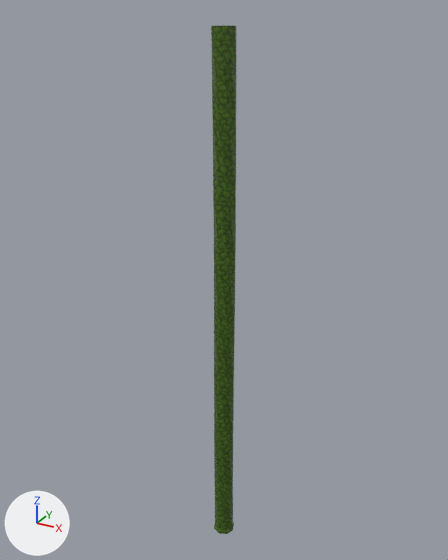
A saved change to the glTF model environment_models/assets/SM_Pillar.glb.
One viewpoint serves both versions: a 50 mm camera at (23.5, -42.8, 49.2) aimed at (-0.7, 1.2, 27.2). Arrows for +X, +Y and +Z are at lower left; the lights stay in place. Where no turn or scale is listed for an object, it has been applied to the vertices.

Before the edit, the objects in view are built like this:
```python
me_sm_pillar = bpy.data.meshes.new('SM_Pillar')
me_sm_pillar.from_pydata(...)  # 88 vertices, 160 faces; spans x -1.1..1.1, y -0.6..1.5, z 0.0..48.0
me_sm_pillar.materials.append(mat_m_presents)
ob_sm_pillar = bpy.data.objects.new('SM_Pillar', me_sm_pillar)
ob_sm_pillar.location = (0.0, -0.5, 0.0)
```
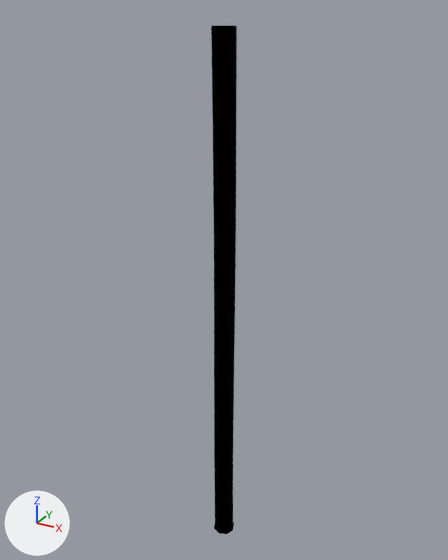
Changed parts and their boxes [x1, y1, x2, y2] in the pictures (448 x 560 px):
```json
{"object": "SM_Pillar", "change": "recoloured", "before": [211, 26, 237, 534], "after": [211, 26, 237, 534]}
```

Edits to the scene script, one JSON object a line:
```json
{"op": "add", "block": "mat_fallback_material", "code": ["mat_fallback_material = principled_material('fallback Material')", "mat_fallback_material.base_color = (0.0, 0.0, 0.0)  # black #000000", "mat_fallback_material.metallic = 1.0", "mat_fallback_material.roughness = 1.0"]}
{"block": "me_sm_pillar", "where": "me_sm_pillar.from_pydata(...)  # 88 vertices, 160 faces; spans x -1.1..1.1, y -0.6..1.5, z 0.0..48.0"}
{"op": "remove", "block": "me_sm_pillar", "code": "me_sm_pillar.materials.append(mat_m_presents)"}
{"op": "add", "block": "me_sm_pillar", "code": "me_sm_pillar.materials.append(mat_fallback_material)  # black #000000"}
```
